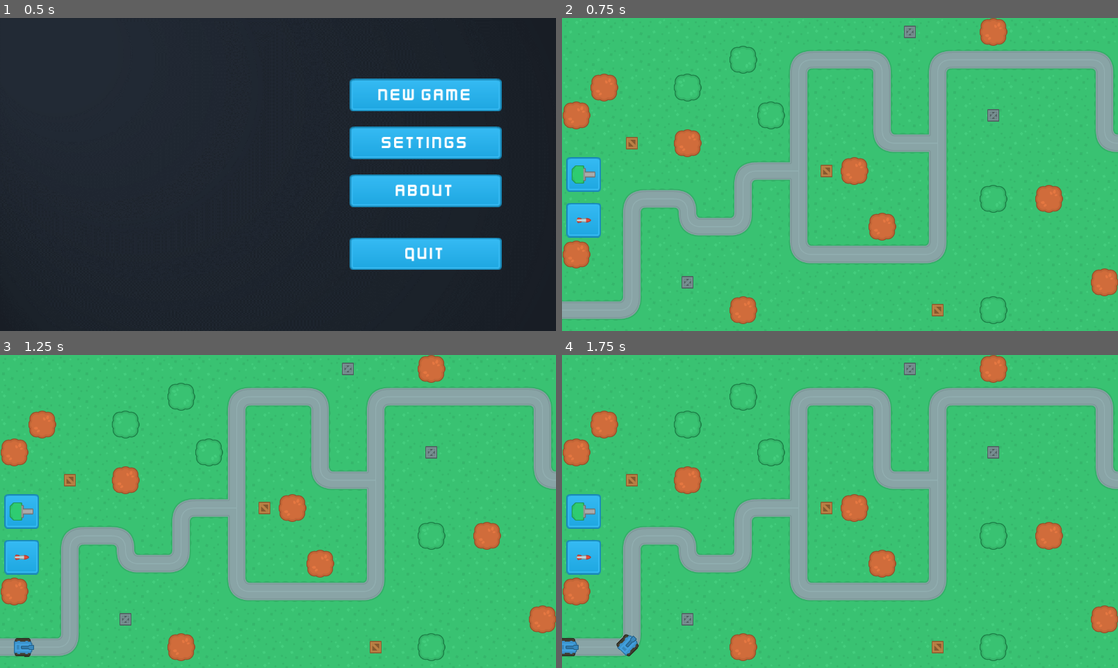
Above: before the commit, frames 1-4 (two rows, left to right).
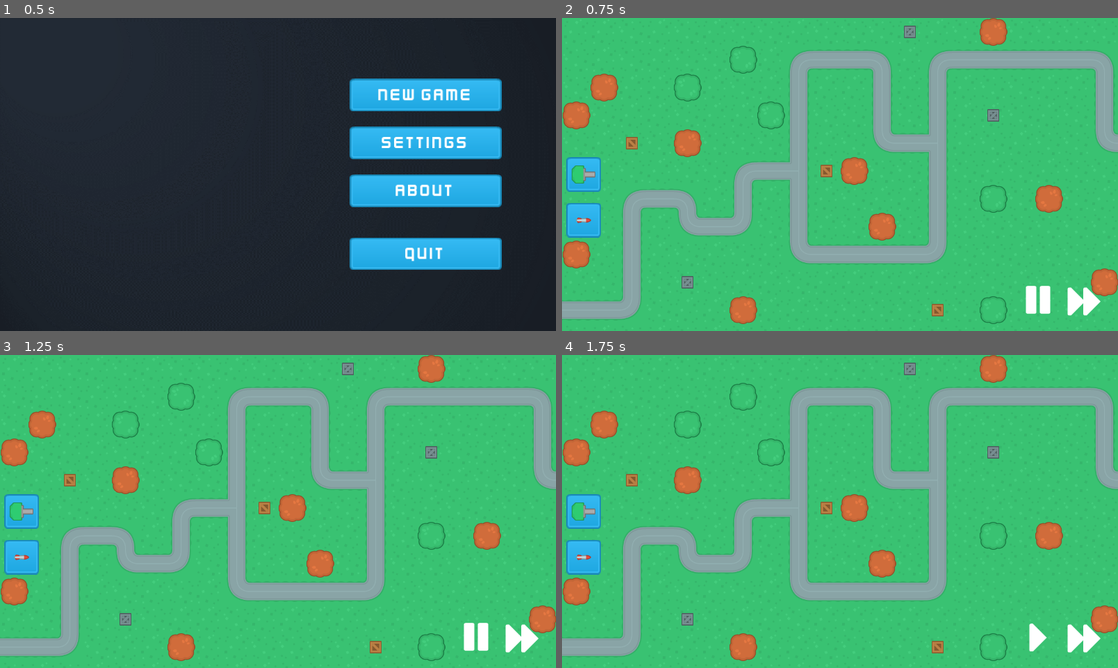
Above: after the commit, the same moments.

Repository: megastruktur/Towers-Tutorial
Game: Godot game, scene res://scene_handler.tscn
Two runs of this game, one before a commit and one after it. Both use one fixed random seed, a clock stepped at 60 frames per second and the inputs below.
Inputs (mouse positions are in pixels of both pictures, inside the frame that each line leads up to):
- Up to frame 1 (0.5 s): no input
- Up to frame 2 (0.75 s): click "New Game" at 0.5 s
- Up to frame 3 (1.25 s): no input
- Up to frame 4 (1.75 s): click (1040, 636) at 1.27 s

Frame 1 is identical in both runs. In frame 2, 0.7% of the frame differs, in the area x 83-97%, y 85-96%; in frame 3, 0.9%, in the area x 2-97%, y 85-97%; in frame 4, 0.9%.

Commit message:
Play and Pause
- Adds Play and Pause UI
- Adds Speed Up UI

Diff:
--- a/Scenes/MainScenes/UI.gd
+++ b/Scenes/MainScenes/UI.gd
@@ -73,3 +73,20 @@
 	if current_tower_preview:
 		current_tower_preview.queue_free()
 		current_tower_preview = null
+
+
+func _on_pause_play_pressed():
+	get_parent().game_pause()
+
+
+# @todo Think about is it a good way to speed up the whole Engine
+#	Maybe the better way is to adjust Speed and Attack Speed?
+func _on_speed_up_pressed():
+	var speed_up_button : TextureButton = get_node("HUD/MarginContainer/GameControls/SpeedUp")
+
+	if speed_up_button.is_pressed():
+		speed_up_button.modulate = Color(color_build_valid)
+	else:
+		speed_up_button.modulate = Color(1, 1, 1)
+
+	get_parent().game_speed_toggle()
--- a/Scenes/MainScenes/game_scene.gd
+++ b/Scenes/MainScenes/game_scene.gd
@@ -14,9 +14,13 @@
 const turrets_res_path : String = "res://Scenes/Turrets/"
 const enemies_res_path : String = "res://Scenes/Enemies/"
 
+# Game settings
 var start_wave_timer : float = 0.2
+var prepare_stage_timer : float = 5.0
 var current_wave : int = 0
 var enemies_in_wave : int = 0
+var speed_default : float = 1.0
+var speed_speed_up : float = 2.0
 
 
 func _ready():
@@ -38,7 +42,12 @@
 ## Spawn Functions
 ##
 func start_next_wave():
-	await get_tree().create_timer(start_wave_timer).timeout
+
+	var timer = start_wave_timer
+	if current_wave == 0:
+		timer = prepare_stage_timer
+
+	await get_tree().create_timer(timer).timeout
 	spawn_enemies(get_wave_data())
 
 
@@ -73,6 +82,25 @@
 			# First verify then cancel because cancel is going to clear
 			#	all the variables for verification
 			verify_and_build()
+
+
+##
+## General Game functions
+##
+func game_pause():
+
+	if get_tree().is_paused():
+		get_tree().paused = false
+	else:
+		get_tree().paused = true
+
+
+func game_speed_toggle():
+
+	if Engine.get_time_scale() == speed_speed_up:
+		Engine.set_time_scale(speed_default)
+	else:
+		Engine.set_time_scale(speed_speed_up)
 
 
 ##
--- a/Scenes/MainScenes/game_scene.tscn
+++ b/Scenes/MainScenes/game_scene.tscn
@@ -7,6 +7,9 @@
 [ext_resource type="Script" path="res://Scenes/MainScenes/UI.gd" id="3_c0kcq"]
 [ext_resource type="Texture2D" uid="uid://chx3giyiruya0" path="res://Assets/UI/Buttons/blue_button03.png" id="4_7inn1"]
 [ext_resource type="Texture2D" uid="uid://cfo3bul5jx4cr" path="res://Assets/Towers/towerDefense_tile251.png" id="4_b4twu"]
+[ext_resource type="Texture2D" uid="uid://bkv3yd4mad4n3" path="res://Assets/UI/Buttons/right.png" id="8_cboeo"]
+[ext_resource type="Texture2D" uid="uid://1aj8ie0mec7a" path="res://Assets/UI/Buttons/pause.png" id="9_r8pnc"]
+[ext_resource type="Texture2D" uid="uid://bjoxe57wbvj6x" path="res://Assets/UI/Buttons/fastForward.png" id="10_3rlta"]
 
 [node name="GameScene" type="Node2D"]
 script = ExtResource("1_s5fgr")
@@ -85,3 +88,45 @@
 grow_vertical = 2
 texture = ExtResource("4_b4twu")
 stretch_mode = 2
+
+[node name="MarginContainer" type="MarginContainer" parent="UI/HUD"]
+layout_mode = 1
+anchors_preset = 3
+anchor_left = 1.0
+anchor_top = 1.0
+anchor_right = 1.0
+anchor_bottom = 1.0
+offset_left = -204.0
+offset_top = -100.0
+grow_horizontal = 0
+grow_vertical = 0
+theme_override_constants/margin_right = 30
+theme_override_constants/margin_bottom = 20
+
+[node name="GameControls" type="HBoxContainer" parent="UI/HUD/MarginContainer"]
+layout_mode = 2
+size_flags_horizontal = 4
+
+[node name="PausePlay" type="TextureButton" parent="UI/HUD/MarginContainer/GameControls"]
+process_mode = 3
+custom_minimum_size = Vector2(70, 70)
+layout_mode = 2
+size_flags_horizontal = 4
+size_flags_vertical = 4
+toggle_mode = true
+button_pressed = true
+texture_normal = ExtResource("8_cboeo")
+texture_pressed = ExtResource("9_r8pnc")
+stretch_mode = 0
+
+[node name="SpeedUp" type="TextureButton" parent="UI/HUD/MarginContainer/GameControls"]
+custom_minimum_size = Vector2(70, 70)
+layout_mode = 2
+size_flags_horizontal = 4
+size_flags_vertical = 4
+toggle_mode = true
+texture_normal = ExtResource("10_3rlta")
+stretch_mode = 0
+
+[connection signal="pressed" from="UI/HUD/MarginContainer/GameControls/PausePlay" to="UI" method="_on_pause_play_pressed"]
+[connection signal="pressed" from="UI/HUD/MarginContainer/GameControls/SpeedUp" to="UI" method="_on_speed_up_pressed"]
Binary file added: Assets/UI/Buttons/fastForward.png
Not shown, added: Assets/UI/Buttons/fastForward.png.import
Binary file added: Assets/UI/Buttons/pause.png
Not shown, added: Assets/UI/Buttons/pause.png.import
Binary file added: Assets/UI/Buttons/rewind.png
Not shown, added: Assets/UI/Buttons/rewind.png.import
Binary file added: Assets/UI/Buttons/right.png
Not shown, added: Assets/UI/Buttons/right.png.import
Not shown: 1 places in Scenes/MainScenes/game_scene.tscn that only renumber resources
